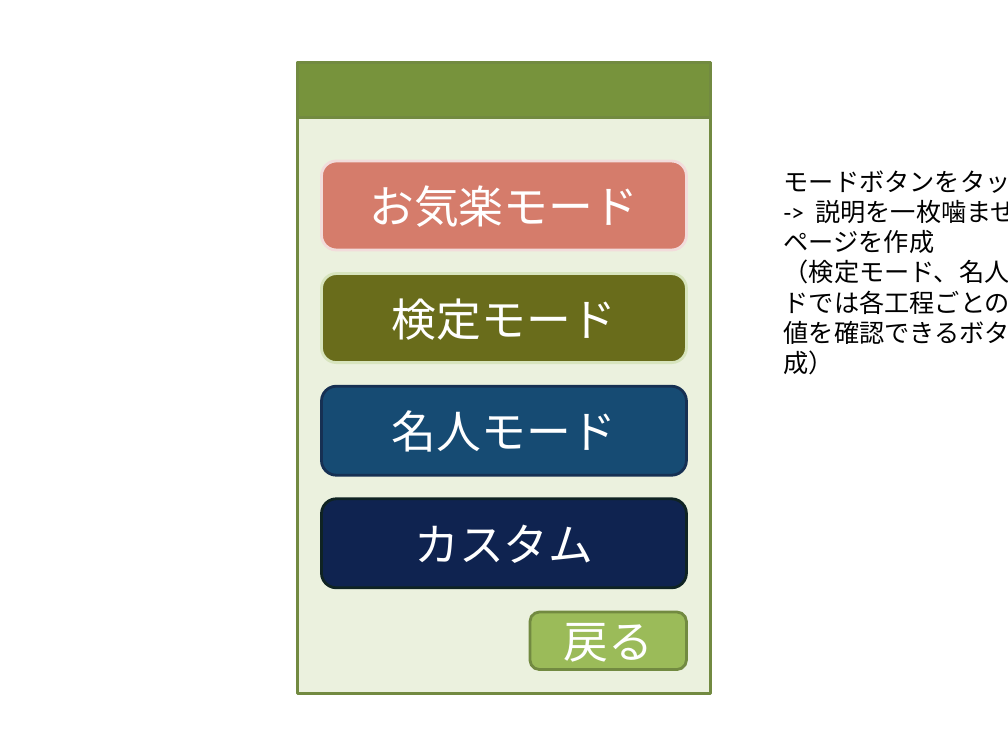
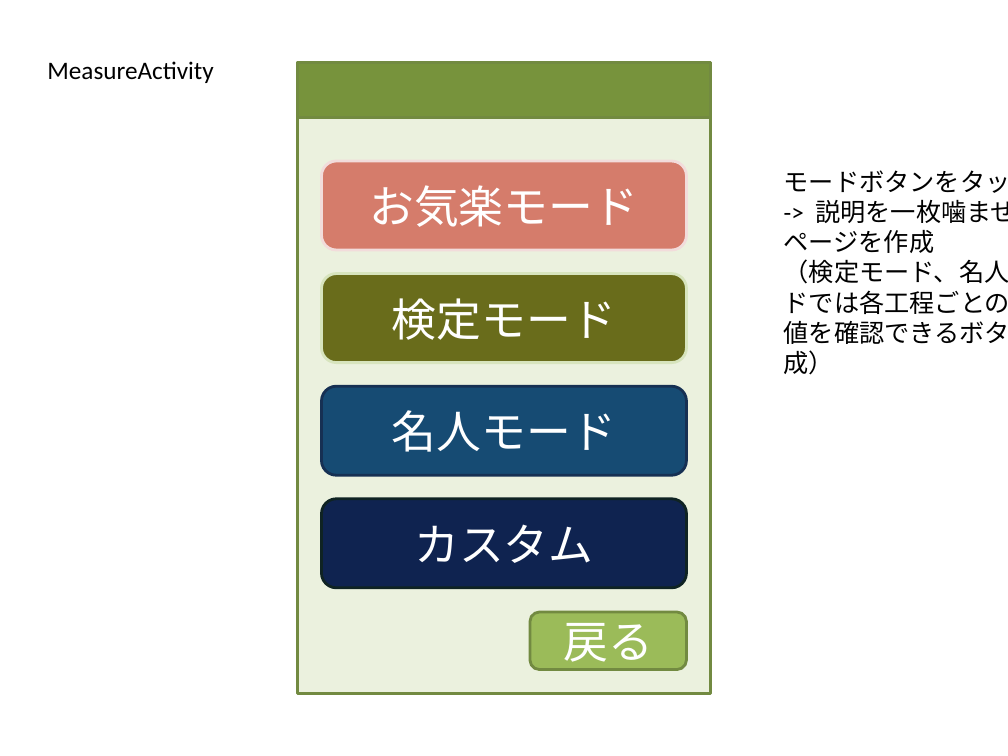
Before and after one commit to MayuOkuda/soba, a slide deck: slide 5 of memo/そばUI2.pptx. Drawn at 1008x756 pixels with LibreOffice and Linux fonts; fonts in the diff are those of the drawing. Boxes give left, top, right and bottom in pixels: in the first picture for what was removed or moved away, otherwise in the second. Text is boxed around its words. In the diff, an @@ line names an element or a change of style, - is before the commit and + after.

```diff
--- a/memo/そばUI2.pptx
+++ b/memo/そばUI2.pptx
@@ text added at (47, 61, 213, 83), 18 pt, text #000000 @@
+MeasureActivity
```
Also in this commit, not shown: 8 other slides changed, 2 slides added.
